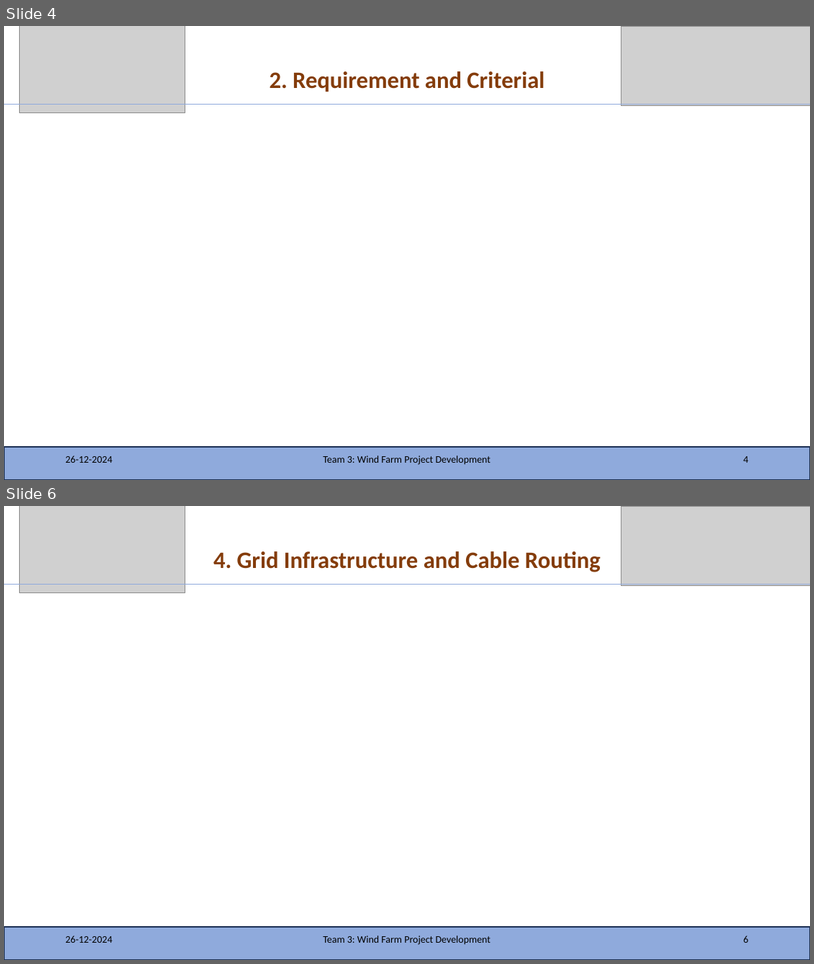
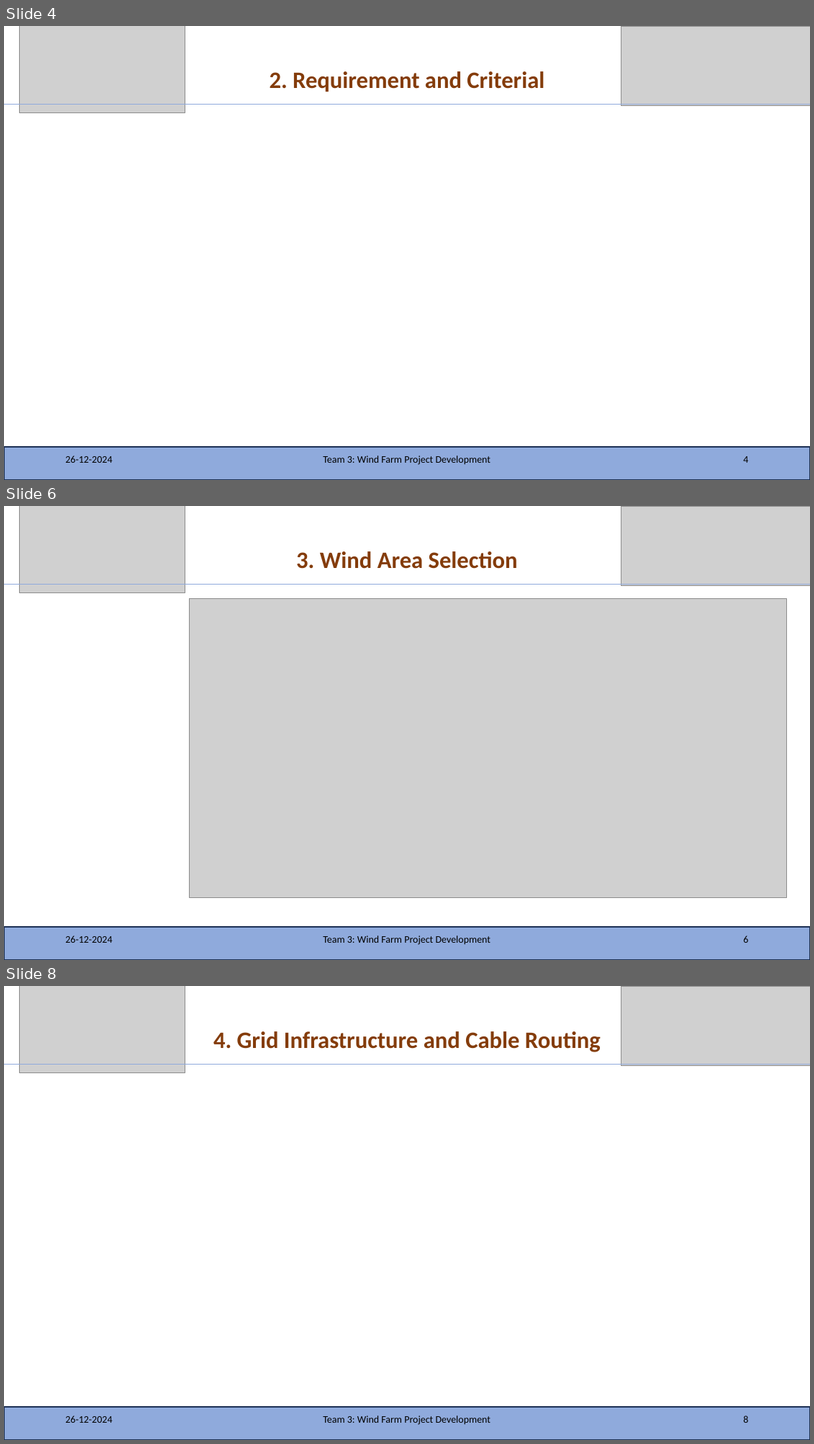
Before and after one commit to KSoni1505/Wind-Farm-Project-Development, a slide deck: Team_3_India.pptx. Shown one above the other, each under a label of ours: slides 4 and 6 before the commit, slides 4, 6 and 8 after it; the slides between them are not shown. The pictures are 814x964 and 814x1444 pixels, drawn with LibreOffice and Linux fonts; fonts in the diff are those of the drawing; grey boxes stand for pictures. Boxes give left, top, right and bottom in pixels: in the first picture for what was removed or moved away, otherwise in the second. Text is boxed around its words. In the diff, an @@ line names an element or a change of style, - is before the commit and + after.

```diff
--- a/Team_3_India.pptx
+++ b/Team_3_India.pptx
@@ slide 6 added at bbox=[4, 506, 810, 960], background #FFFFFF @@
@@ picture added at bbox=[19, 506, 185, 592] @@
@@ picture added at bbox=[622, 506, 810, 586] @@
@@ title added at bbox=[296, 551, 518, 569], 28 pt, text #843C0B, bold @@
+3. Wind Area Selection
@@ line added from (4, 584) to (810, 584), #8FAADC 0.5 pt @@
@@ picture added at bbox=[189, 599, 787, 898] @@
@@ rectangle added at bbox=[4, 926, 810, 960], fill #8FAADC, outline #1E3256 1 pt @@
@@ text added at bbox=[65, 935, 112, 942], 12 pt, text #000000 @@
+26-12-2024
@@ text added at bbox=[323, 935, 491, 944], 12 pt, text #000000 @@
+Team 3: Wind Farm Project Development
@@ page number added at bbox=[743, 935, 748, 942], 12 pt, text #000000 @@
+6
@@ what was slide 6 is now slide 8 @@
@@ page number at bbox=[743, 1415, 748, 1422]: text changed @@
-6
+8
```
Also in this commit, not shown: 2 slides changed, 1 other slide added.
